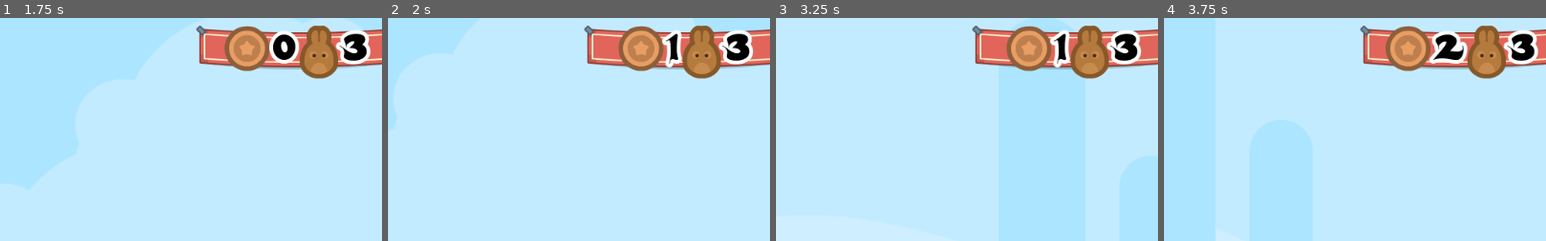
Above: before the commit, frames 1-4 (left to right).
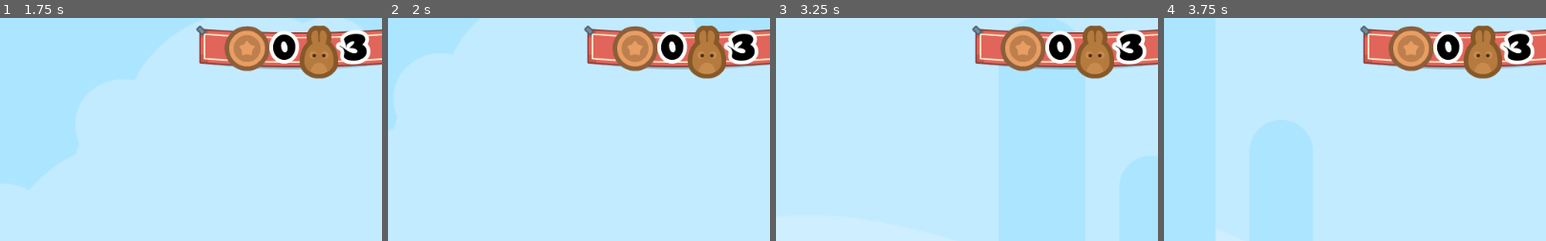
Above: after the commit, the same moments.

Repository: KennedyMungai/SimplePlatformer
Game: Godot game, scene res://Scenes/Levels/Level1.tscn
Two runs of this game, one before a commit and one after it. Both use one fixed random seed, a clock stepped at 60 frames per second and the inputs below.
Inputs:
- Up to frame 1 (1.75 s): hold D (right) from 0.53 s (still down); tap W (jump) at 0.77, 1.52 s
- Up to frame 2 (2 s): keep holding D (right)
- Up to frame 3 (3.25 s): release D (right) at 2.03 s; hold A (left) 2.03-2.78 s; hold D (right) from 2.78 s (still down); tap W (jump) at 3.02 s
- Up to frame 4 (3.75 s): keep holding D (right)
The pictures show only the part of the screen within x 46-96%, y 1-51%; the shares and areas given below are measured in that part.

Frame 1 is identical in both runs. In frame 2, 4.4% of the frame differs, in the area x 58-97%, y 3-28%; in frame 3, 4.4%; in frame 4, 3.4%.

Commit message:
Changed the logic accordingly

Diff:
--- a/Scripts/GameState.gd
+++ b/Scripts/GameState.gd
@@ -30,7 +30,7 @@
 
 func coin_up() -> void:
 	coins += 1;
-	get_tree().call_group("GUI", "update_coins", coins);
+	update_GUI();
 	var multiple_of_coins = (coins % target_number_of_coins) == 0;
 
 	if multiple_of_coins:
